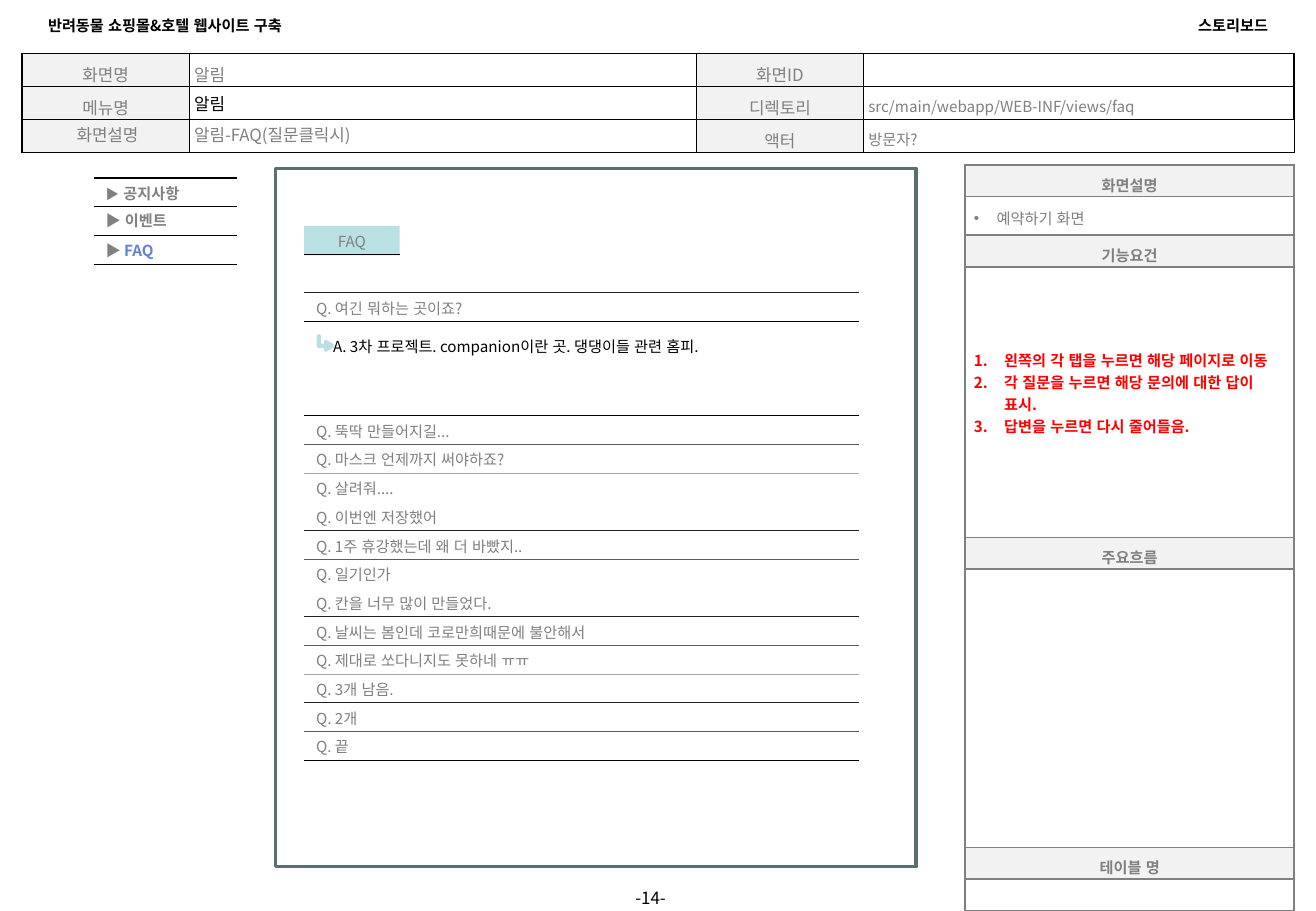
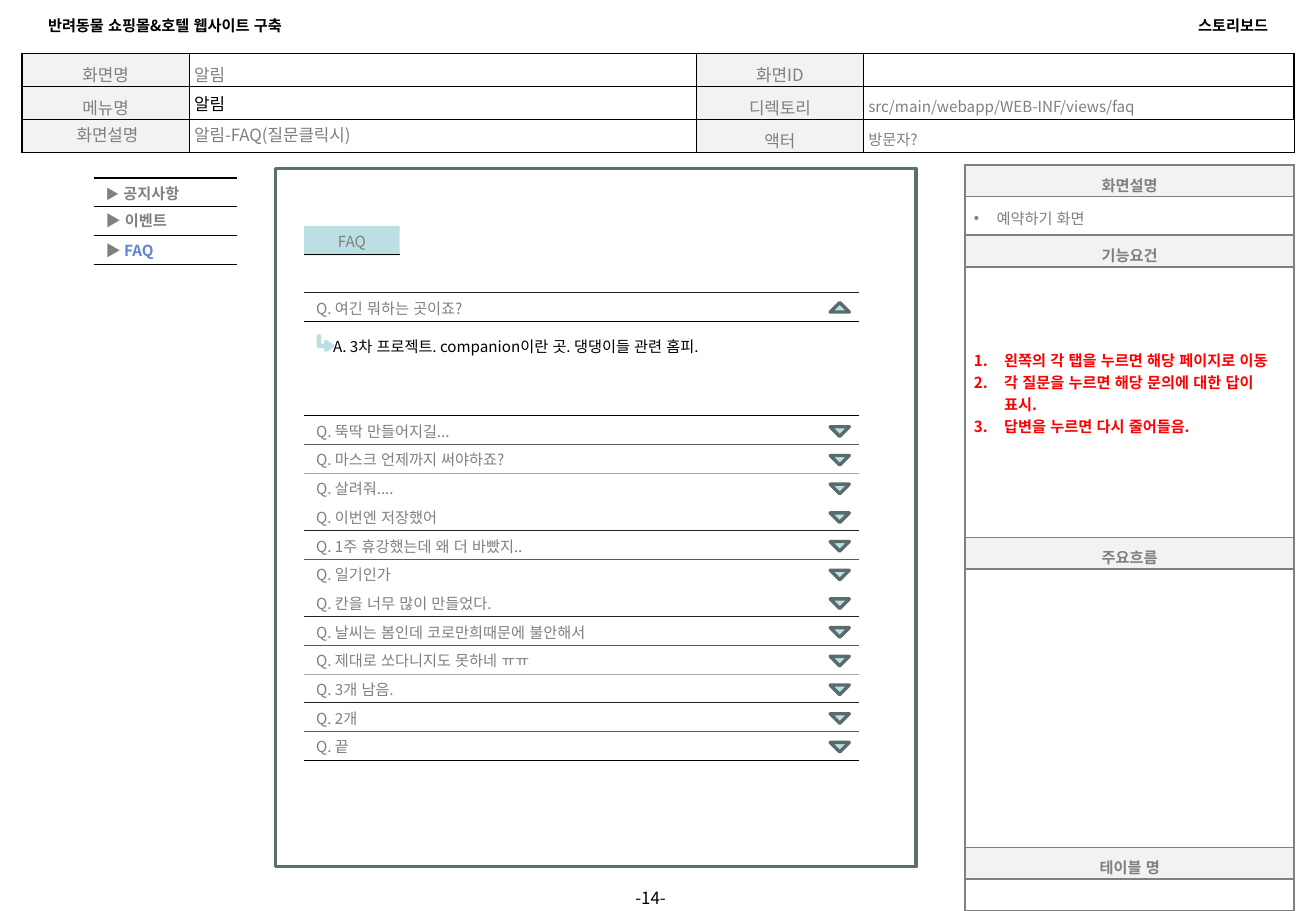
Before and after one commit to Girin-jaeman/Companion-1, a slide deck: slide 14 of Companion.스토리보드.VER.0.2(알림).pptx. Drawn at 1316x911 pixels with LibreOffice and Linux fonts; fonts in the diff are those of the drawing. Boxes give left, top, right and bottom in pixels: in the first picture for what was removed or moved away, otherwise in the second. Text is boxed around its words. In the diff, an @@ line names an element or a change of style, - is before the commit and + after.

```diff
--- a/Companion.스토리보드.VER.0.2(알림).pptx
+++ b/Companion.스토리보드.VER.0.2(알림).pptx
@@ flow chart merge added at [830,303,849,312], fill #BBE0E3, outline #596B6C 2 pt @@
@@ flow chart merge added at [830,427,849,436], fill #BBE0E3, outline #596B6C 2 pt @@
@@ flow chart merge added at [830,456,849,465], fill #BBE0E3, outline #596B6C 2 pt @@
@@ flow chart merge added at [830,485,849,495], fill #BBE0E3, outline #596B6C 2 pt @@
@@ flow chart merge added at [830,513,849,523], fill #BBE0E3, outline #596B6C 2 pt @@
@@ flow chart merge added at [830,542,849,552], fill #BBE0E3, outline #596B6C 2 pt @@
@@ flow chart merge added at [830,570,849,580], fill #BBE0E3, outline #596B6C 2 pt @@
@@ flow chart merge added at [830,599,849,609], fill #BBE0E3, outline #596B6C 2 pt @@
@@ flow chart merge added at [830,628,849,638], fill #BBE0E3, outline #596B6C 2 pt @@
@@ flow chart merge added at [830,656,849,666], fill #BBE0E3, outline #596B6C 2 pt @@
@@ flow chart merge added at [830,685,849,695], fill #BBE0E3, outline #596B6C 2 pt @@
@@ flow chart merge added at [830,715,849,724], fill #BBE0E3, outline #596B6C 2 pt @@
@@ flow chart merge added at [830,742,849,752], fill #BBE0E3, outline #596B6C 2 pt @@
```
Also in this commit, not shown: 1 other slide changed, 1 other file.
